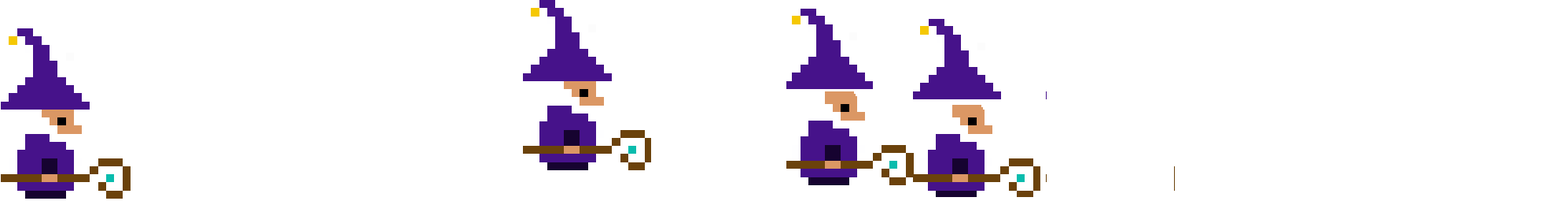
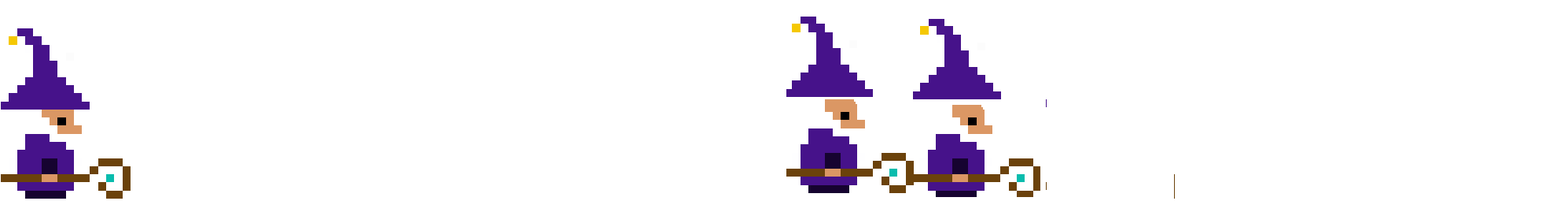
Before/after of a w=1568, h=201 layered artwork. What changed in the layer stack:
painted on "Layer 14" over [left=522, top=0, right=1175, bottom=199]
